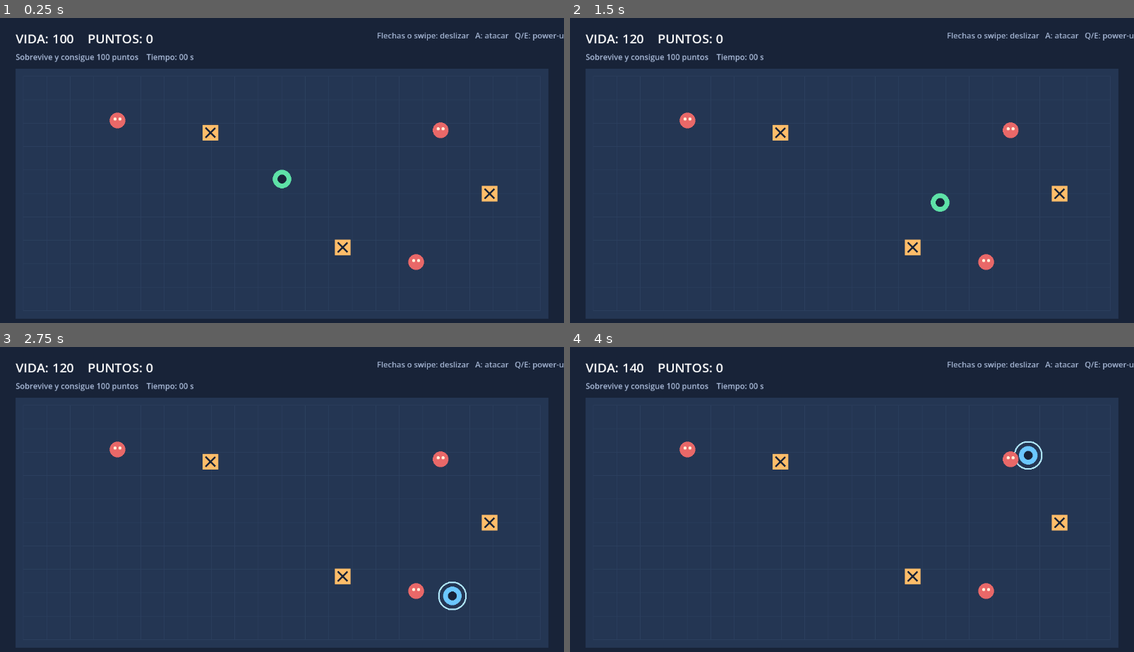
Above: before the commit, frames 1-4 (two rows, left to right).
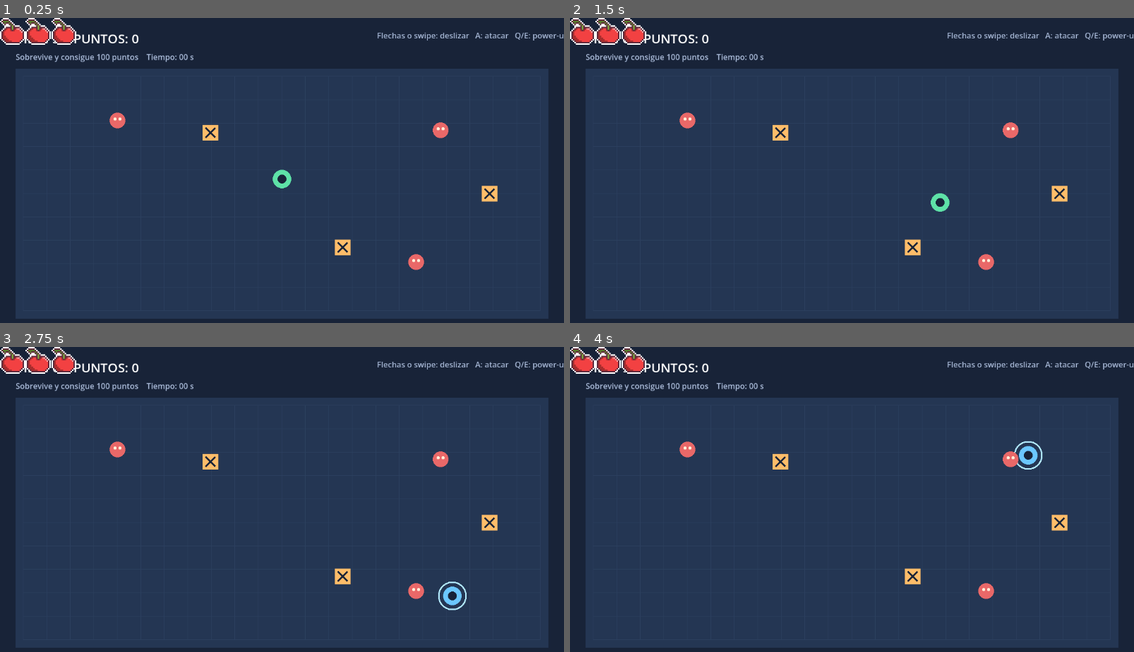
Above: after the commit, the same moments.

Repository: FabianQuispe/cupcake-ninja
Game: Godot game, scene res://escenas/main.tscn
The game is run twice, just before and just after one commit, with the same random seed, the same clock (stepped at 60 frames per second) and the same inputs.
Inputs (mouse positions are in pixels of both pictures, inside the frame that each line leads up to):
- Up to frame 1 (0.25 s): no input
- Up to frame 2 (1.5 s): tap Enter at 0.5 s; move the mouse to (976, 161) at 0.52 s; hold Right 0.53-1.28 s; tap R at 0.6 s; click (976, 161) at 0.67 s; move the mouse to (739, 191) at 1.27 s; hold Down from 1.28 s (still down); tap Q at 1.35 s
- Up to frame 3 (2.75 s): move the mouse to (338, 435) at 2.02 s; release Down at 2.03 s; hold Right from 2.03 s (still down); tap E at 2.1 s
- Up to frame 4 (4 s): move the mouse to (823, 569) at 2.77 s; release Right at 2.78 s; hold Up 2.78-3.53 s; tap R at 2.85 s; click (823, 569) at 2.92 s; move the mouse to (1021, 551) at 3.52 s; hold A from 3.53 s (still down); tap Q at 3.6 s

The runs differ from the first frame. In frame 1, 1.1% of the frame differs, in the area x 0-28%, y 0-9%; in frame 2, 1.1%; in frame 3, 1.1%; in frame 4, 1.1%.

Commit message:
Código de vida

Diff:
--- /dev/null
+++ b/escenas/Enemigo.tscn
@@ -0,0 +1,17 @@
+[gd_scene format=3 uid="uid://jmaqdv1c3xvr"]
+
+[sub_resource type="GDScript" id="GDScript_6ea73"]
+script/source = "extends Personaje
+
+class_name Enemigo
+
+func _ready() -> void:
+	vida = 3
+
+func morir() -> void:
+	super.morir()
+
+"
+
+[node name="Node2D" type="Node2D" unique_id=887736071]
+script = SubResource("GDScript_6ea73")
--- /dev/null
+++ b/escenas/hud_vida.tscn
@@ -0,0 +1,36 @@
+[gd_scene format=3 uid="uid://bbtnds8un56y"]
+
+[ext_resource type="Script" uid="uid://cw436v8rqe4gr" path="res://hud_vida.gd" id="1_dp305"]
+[ext_resource type="Texture2D" uid="uid://pvcgw1v7k6ap" path="res://sprites-assets/vida/vida.png" id="1_i33c0"]
+[ext_resource type="Texture2D" uid="uid://cidmq2cy4eyp3" path="res://sprites-assets/vida/sin_vida.png" id="3_qh0ce"]
+
+[node name="Control" type="Control" unique_id=896967587 node_paths=PackedStringArray("VidaCereza1", "VidaCereza2", "VidaCereza3")]
+layout_mode = 3
+anchors_preset = 0
+script = ExtResource("1_dp305")
+vida = ExtResource("1_i33c0")
+sin_vida = ExtResource("3_qh0ce")
+VidaCereza1 = NodePath("HBoxContainer/VidaCereza1")
+VidaCereza2 = NodePath("HBoxContainer/VidaCereza2")
+VidaCereza3 = NodePath("HBoxContainer/VidaCereza3")
+
+[node name="HBoxContainer" type="HBoxContainer" parent="." unique_id=1590798168]
+layout_mode = 0
+offset_right = 977.0
+offset_bottom = 342.0
+scale = Vector2(0.16, 0.16)
+
+[node name="VidaCereza1" type="TextureRect" parent="HBoxContainer" unique_id=1146535610]
+texture_filter = 1
+layout_mode = 2
+texture = ExtResource("1_i33c0")
+
+[node name="VidaCereza2" type="TextureRect" parent="HBoxContainer" unique_id=1921124190]
+texture_filter = 1
+layout_mode = 2
+texture = ExtResource("1_i33c0")
+
+[node name="VidaCereza3" type="TextureRect" parent="HBoxContainer" unique_id=893029975]
+texture_filter = 1
+layout_mode = 2
+texture = ExtResource("1_i33c0")
--- /dev/null
+++ b/hud_vida.gd
@@ -0,0 +1,29 @@
+class_name HudVida
+extends Control
+
+#Definición de recursos
+@export var vida: Texture2D
+@export var sin_vida:Texture2D
+
+#Vidas como TextureRect
+@export var VidaCereza1: TextureRect
+@export var VidaCereza2: TextureRect
+@export var VidaCereza3: TextureRect
+
+#Muestra las vidas
+func _ready() -> void:
+	actualizar_vidas(3)
+
+func actualizar_vidas(vida_actual:int) -> void:
+	if vida_actual <0:
+		actualizar_cerezas (sin_vida, sin_vida, sin_vida)
+	else:
+		match vida_actual:
+			3: actualizar_cerezas(vida, vida,vida)
+			2: actualizar_cerezas(vida, vida, sin_vida)
+			1: actualizar_cerezas(vida, sin_vida, sin_vida)
+
+func actualizar_cerezas(cereza_1, cereza_2, cereza_3) -> void:
+		VidaCereza1.texture = cereza_1
+		VidaCereza2.texture = cereza_2
+		VidaCereza3.texture = cereza_3
--- a/scripts/cupcake.gd
+++ b/scripts/cupcake.gd
@@ -4,6 +4,7 @@
 var jugador: Jugador
 var enemigos: Array[Enemigo] = []
 var nivel: Nivel
+var hud_vida: HudVida
 var estado_label: Label
 var ayuda_label: Label
 var objetivo_label: Label
@@ -22,6 +23,9 @@
 	_crear_hud()
 	_crear_paredes()
 	_crear_jugador()
+	hud_vida = preload("res://escenas/hud_vida.tscn").instantiate()
+	add_child(hud_vida)
+	jugador.vida_cambiada.connect(hud_vida.actualizar_vidas)
 	_crear_enemigos()
 	_crear_trampas()
 	_crear_power_ups()
@@ -88,7 +92,7 @@
 func _crear_jugador() -> void:
 	jugador = Jugador.new()
 	jugador.position = Vector2(576, 330)
-	jugador.danio_disparo = 5
+	jugador.danio_disparo = 1
 	game_manager.jugador = jugador
 	jugador.movimiento_terminado.connect(_resolver_turno)
 	jugador.ataque_realizado.connect(_resolver_ataque)
@@ -125,7 +129,7 @@
 	enemigo.tipo = tipo
 	enemigo.objetivo = jugador
 	enemigo.velocidad = 42.0
-	enemigo.danio_contacto = 8
+	enemigo.danio_contacto = 1
 	enemigos.append(enemigo)
 	add_child(enemigo)
 
@@ -154,14 +158,14 @@
 	for posicion in [Vector2(430, 235), Vector2(700, 470), Vector2(1000, 360)]:
 		var trampa := Trampa.new()
 		trampa.position = posicion
-		trampa.danio = 12
+		trampa.danio = 1
 		nivel.agregar_trampa(trampa)
 		add_child(trampa)
 
 
 func _crear_power_ups() -> void:
 	var vida := PowerUpVida.new()
-	vida.cantidad_vidas = 20
+	vida.cantidad_vidas = 3
 	jugador.power_up_disponible = vida
 
 
--- a/scripts/enemigo.gd
+++ b/scripts/enemigo.gd
@@ -3,7 +3,7 @@
 
 var tipo: String = "Enemigo"
 var objetivo: Jugador
-var danio_contacto: int = 5
+var danio_contacto: int = 1
 
 
 func _ready() -> void:
--- a/scripts/jugador.gd
+++ b/scripts/jugador.gd
@@ -3,6 +3,7 @@
 
 signal movimiento_terminado(direccion: Vector2)
 signal ataque_realizado(posicion: Vector2, direccion: Vector2, alcance: float, danio: int)
+signal vidas_cambiadas (vidas_actuales: int)
 
 enum Estado { IDLE, SLIDING }
 
@@ -13,6 +14,7 @@
 var estado := Estado.IDLE
 var direccion := Vector2.RIGHT
 var power_up_disponible: PowerUp
+var vidas_restantes: int = 3
 var escudo_activo := false
 var turnos_escudo := 0
 var raycast_trayectoria: RayCast2D
@@ -23,10 +25,9 @@
 var _destello_ataque := 0.0
 var _tiempo_invulnerable := 0.0
 
-
 func _ready() -> void:
 	nombre = "Jugador"
-	vida = 100
+	vida = 3
 	var forma := CollisionShape2D.new()
 	var circulo := CircleShape2D.new()
 	circulo.radius = 16.0
@@ -155,7 +156,11 @@
 		return
 	_tiempo_invulnerable = 0.35
 	super.recibir_dano(cantidad)
-
+	if vida <= 0:
+		vidas_restantes -= 1
+		vidas_cambiadas.emit(vidas_restantes)
+		if vidas_restantes > 0:
+			vida = 3
 
 func usar_power_up(power_up: PowerUp) -> void:
 	if power_up_disponible != null:
--- a/scripts/personaje.gd
+++ b/scripts/personaje.gd
@@ -4,9 +4,9 @@
 signal vida_cambiada(vida_actual: int)
 
 var nombre: String = "Personaje"
-var vida: int = 100
+var vida: int = 3
 var velocidad: float = 220.0
-var danio_disparo: int = 10
+var danio_disparo: int = 1
 
 
 func mover(direccion: Vector2) -> void:
--- a/scripts/power_up_vida.gd
+++ b/scripts/power_up_vida.gd
@@ -1,7 +1,7 @@
 class_name PowerUpVida
 extends PowerUp
 
-var cantidad_vidas: int = 20
+var cantidad_vidas: int = 3
 
 
 func aplicar_vida(jugador: Jugador) -> void:
--- a/scripts/proyectil.gd
+++ b/scripts/proyectil.gd
@@ -3,7 +3,7 @@
 
 var direccion := Vector2.RIGHT
 var velocidad := 520.0
-var danio := 10
+var danio := 1
 
 
 func avanzar(delta: float) -> void:
--- a/scripts/trampa.gd
+++ b/scripts/trampa.gd
@@ -1,7 +1,7 @@
 class_name Trampa
 extends Node2D
 
-var danio: int = 10
+var danio: int = 1
 var activada := false
 
 
Not shown, added: hud_vida.gd.uid
Renamed: sprites-assets/vida/sinVida.png -> sprites-assets/vida/sin_vida.png
Not shown, changed: sprites-assets/vida/sin_vida.png.import
